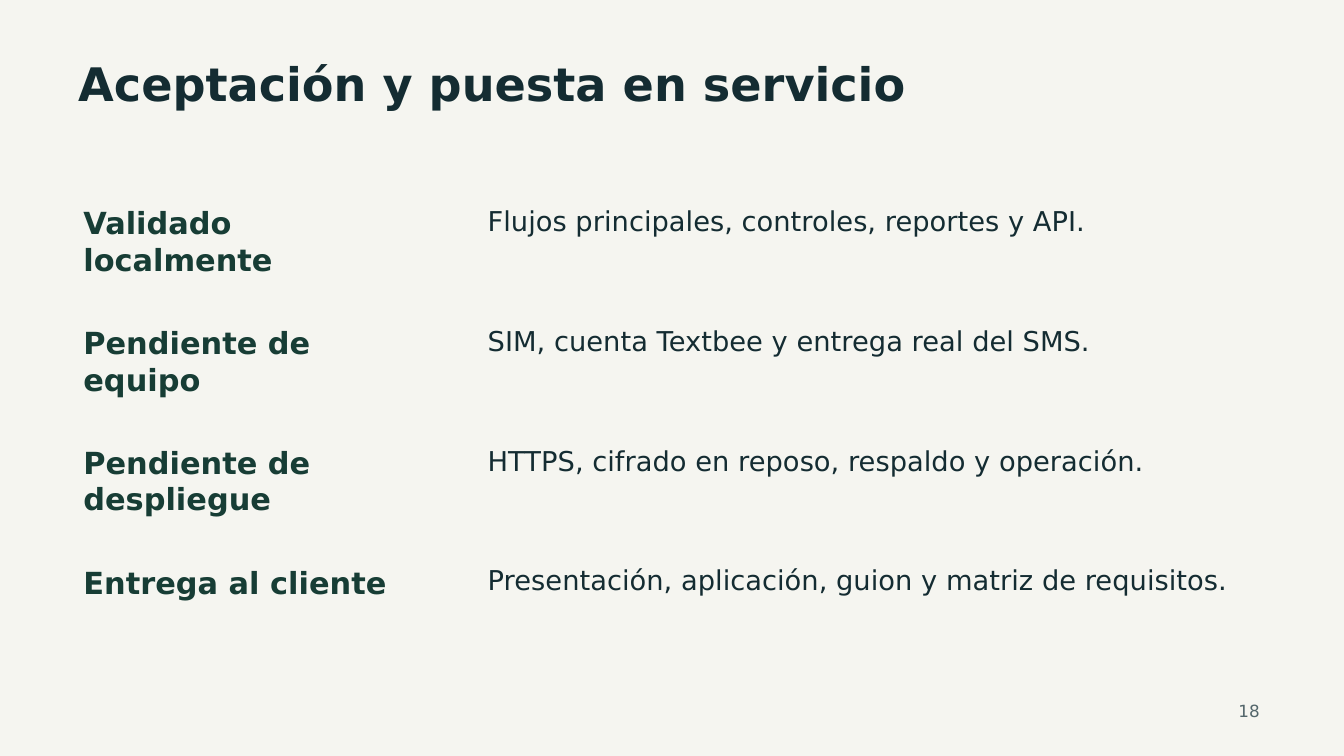
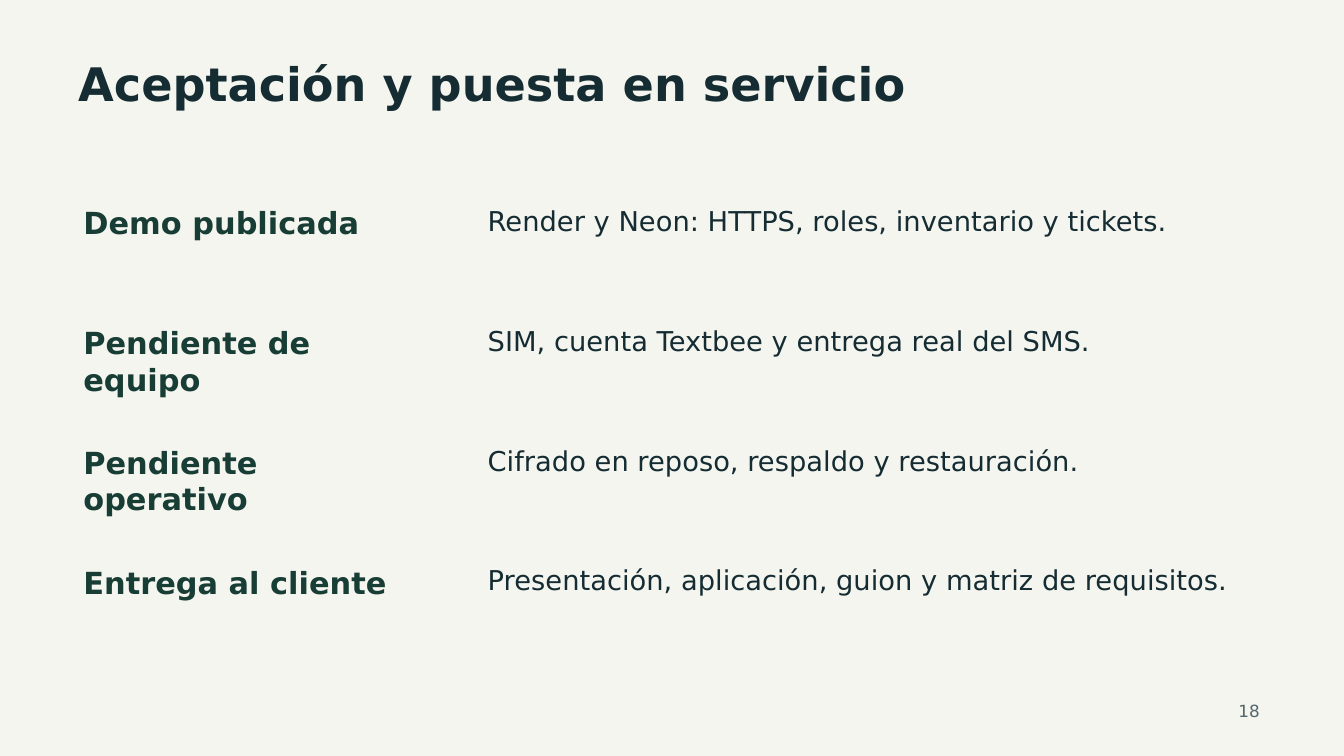
Before and after one commit to Rowlistp/ING-IDS347-01-TENDENCIAS-EN-DESARROLLO-DE-SOFTWARE, a slide deck: slide 18 of docs/presentacion/FuelTrack-Presentacion.pptx. Drawn at 1344x756 pixels with LibreOffice and Linux fonts; fonts in the diff are those of the drawing. Boxes give left, top, right and bottom in pixels: in the first picture for what was removed or moved away, otherwise in the second. Text is boxed around its words. In the diff, an @@ line names an element or a change of style, - is before the commit and + after.

Commit message:
Document verified public demo and update presentation deployment status

```diff
--- a/docs/presentacion/FuelTrack-Presentacion.pptx
+++ b/docs/presentacion/FuelTrack-Presentacion.pptx
@@ text at box(83, 211, 359, 241): text changed @@
-Validado localmente
+Demo publicada
@@ text at box(488, 210, 1167, 237): text changed @@
-Flujos principales, controles, reportes y API.
+Render y Neon: HTTPS, roles, inventario y tickets.
@@ text at box(488, 449, 1078, 477): text changed @@
-HTTPS, cifrado en reposo, respaldo y operación.
+Cifrado en reposo, respaldo y restauración.
@@ text at box(83, 451, 257, 517): text changed @@
-Pendiente de despliegue
+Pendiente operativo
```
Also in this commit, not shown: 3 other files.
